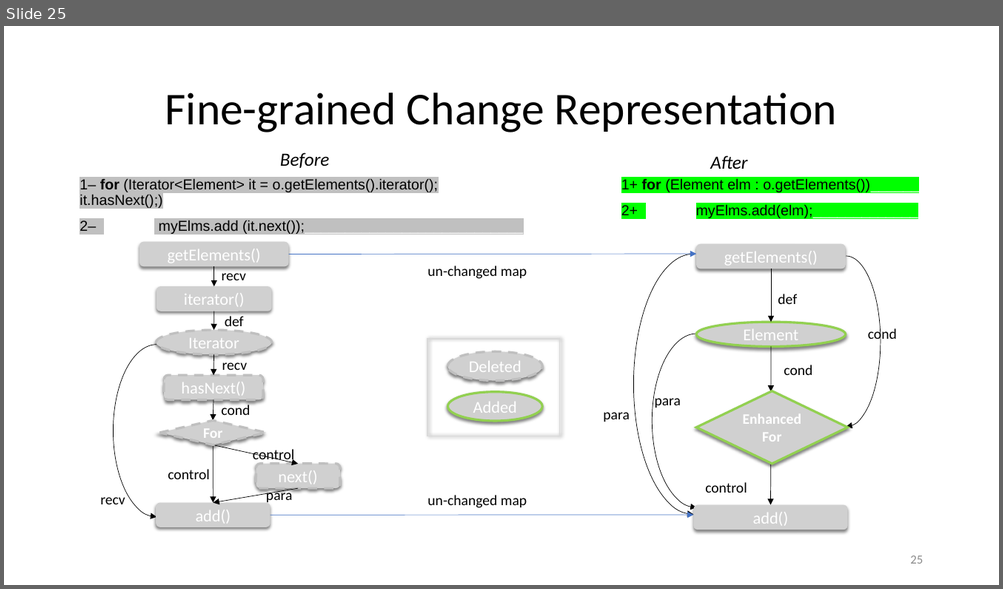
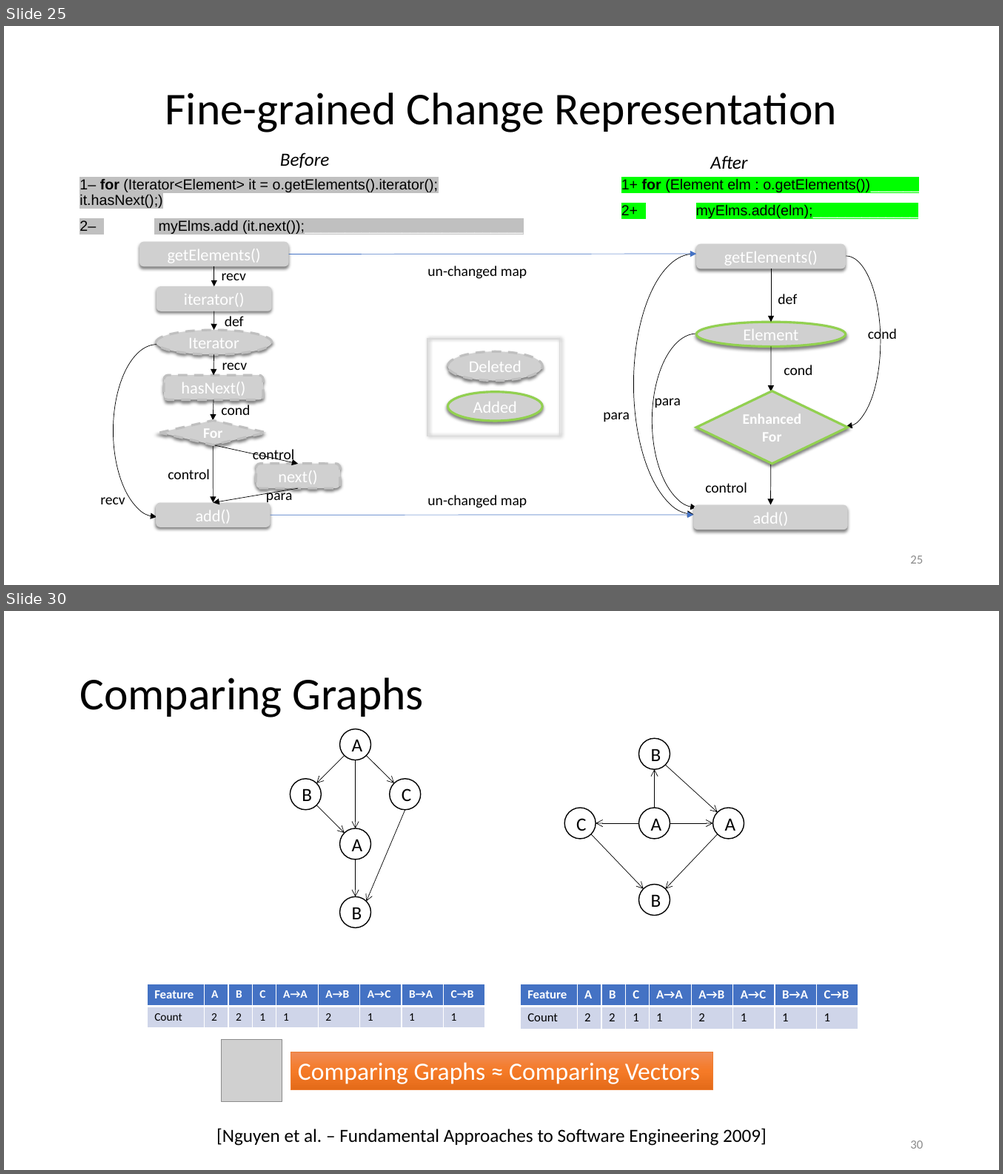
Before and after one commit to nguyenhoan/CPatMiner, a slide deck: CPatMiner_2.pptx. Shown one above the other, each under a label of ours: slide 25 before the commit, slides 25 and 30 after it; the slides between them are not shown. The pictures are 1003x589 and 1003x1174 pixels, drawn with LibreOffice and Linux fonts; fonts in the diff are those of the drawing; grey boxes stand for pictures. Boxes give left, top, right and bottom in pixels: in the first picture for what was removed or moved away, otherwise in the second. Text is boxed around its words. In the diff, an @@ line names an element or a change of style, - is before the commit and + after.

Commit message:
add change graph mining

```diff
--- a/CPatMiner_2.pptx
+++ b/CPatMiner_2.pptx
@@ slide 30 added at [4, 611, 999, 1170], background #FFFFFF @@
@@ title added at [79, 678, 424, 718], 44 pt, text #000000 @@
+Comparing Graphs
@@ ellipse added at [340, 729, 371, 760], outline #000000 1 pt, 18 pt, text #000000 @@
+A
@@ ellipse added at [639, 738, 670, 770], outline #000000 1 pt, 18 pt, text #000000 @@
+B
@@ arrow added from (344, 756) to (316, 783), #000000 0.5 pt @@
@@ arrow added from (356, 760) to (356, 829), #000000 0.5 pt @@
@@ arrow added from (367, 756) to (394, 783), #000000 0.5 pt @@
@@ arrow added from (665, 765) to (717, 812), #000000 0.5 pt @@
@@ ellipse added at [290, 779, 321, 810], outline #000000 1 pt, 18 pt, text #000000 @@
+B
@@ ellipse added at [390, 779, 421, 810], fill #FFFFFF, outline #000000 1 pt, 18 pt, text #000000 @@
+C
@@ arrow added from (654, 808) to (654, 770), #000000 0.5 pt @@
@@ arrow added from (316, 806) to (344, 833), #000000 0.5 pt @@
@@ arrow added from (405, 810) to (367, 901), #000000 0.5 pt @@
@@ ellipse added at [564, 808, 596, 840], fill #FFFFFF, outline #000000 1 pt, 18 pt, text #000000 @@
+C
@@ ellipse added at [639, 808, 670, 840], outline #000000 1 pt, 18 pt, text #000000 @@
+A
@@ ellipse added at [713, 808, 744, 840], fill #FFFFFF, outline #000000 1 pt, 18 pt, text #000000 @@
+A
@@ ellipse added at [340, 829, 371, 860], fill #FFFFFF, outline #000000 1 pt, 18 pt, text #000000 @@
+A
@@ arrow added from (639, 823) to (596, 823), #000000 0.5 pt @@
@@ arrow added from (669, 823) to (713, 823), #000000 0.5 pt @@
@@ arrow added from (591, 834) to (643, 889), #000000 0.5 pt @@
@@ arrow added from (717, 834) to (665, 889), #000000 0.5 pt @@
@@ arrow added from (356, 860) to (356, 897), #000000 0.5 pt @@
@@ ellipse added at [340, 897, 371, 928], fill #FFFFFF, outline #000000 1 pt, 18 pt, text #000000 @@
+B
@@ ellipse added at [639, 885, 670, 916], fill #FFFFFF, outline #000000 1 pt, 18 pt, text #000000 @@
+B
@@ table added at [148, 984, 485, 1028], 2 rows, 9 columns @@
+Feature | A | B | C | A→A | A→B | A→C | B→A | C→B
+Count | 2 | 2 | 1 | 1 | 2 | 1 | 1 | 1
@@ table added at [521, 984, 858, 1029], 2 rows, 9 columns @@
+Feature | A | B | C | A→A | A→B | A→C | B→A | C→B
+Count | 2 | 2 | 1 | 1 | 2 | 1 | 1 | 1
@@ picture added at [221, 1040, 282, 1102] @@
@@ rectangle added at [290, 1053, 712, 1090], fill gradient #F18C57 to #F67B28 to #E56C19, outline #ED7D31 0.5 pt, 24 pt, text #FFFFFF @@
+Comparing Graphs ≈ Comparing Vectors
@@ text added at [216, 1128, 766, 1146], 18 pt, text #000000 @@
+[Nguyen et al. – Fundamental Approaches to Software Engineering 2009]
@@ page number added at [910, 1141, 922, 1149], 12 pt, text #8C8C8C @@
+30
```
Also in this commit, not shown: 13 other slides added, 1 slide removed.
